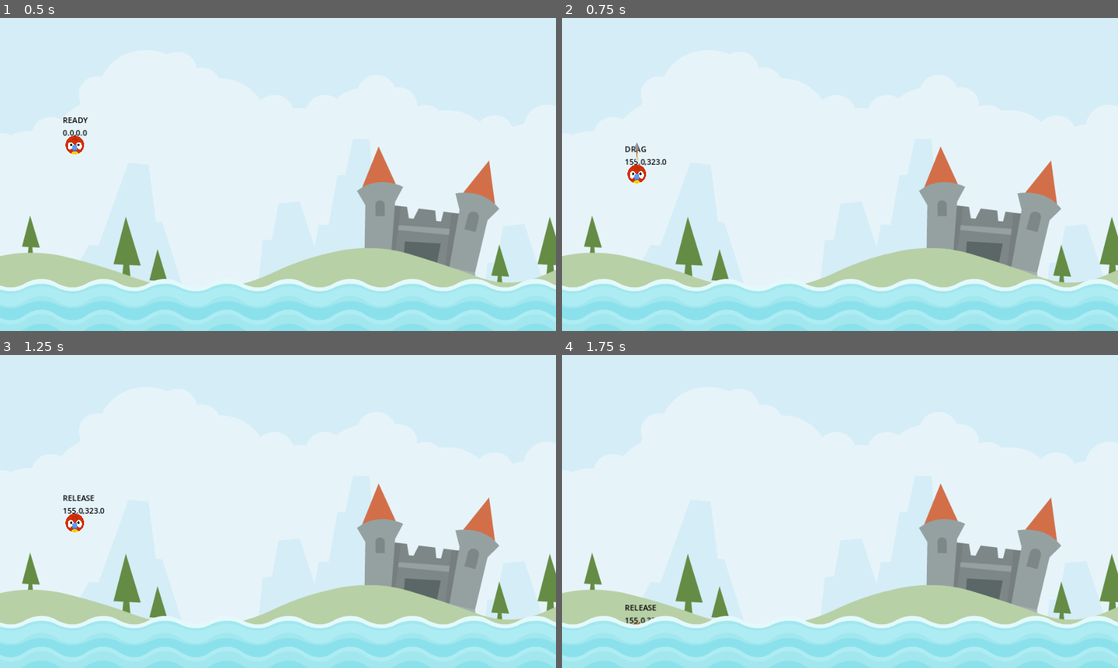
Above: before the commit, frames 1-4 (two rows, left to right).
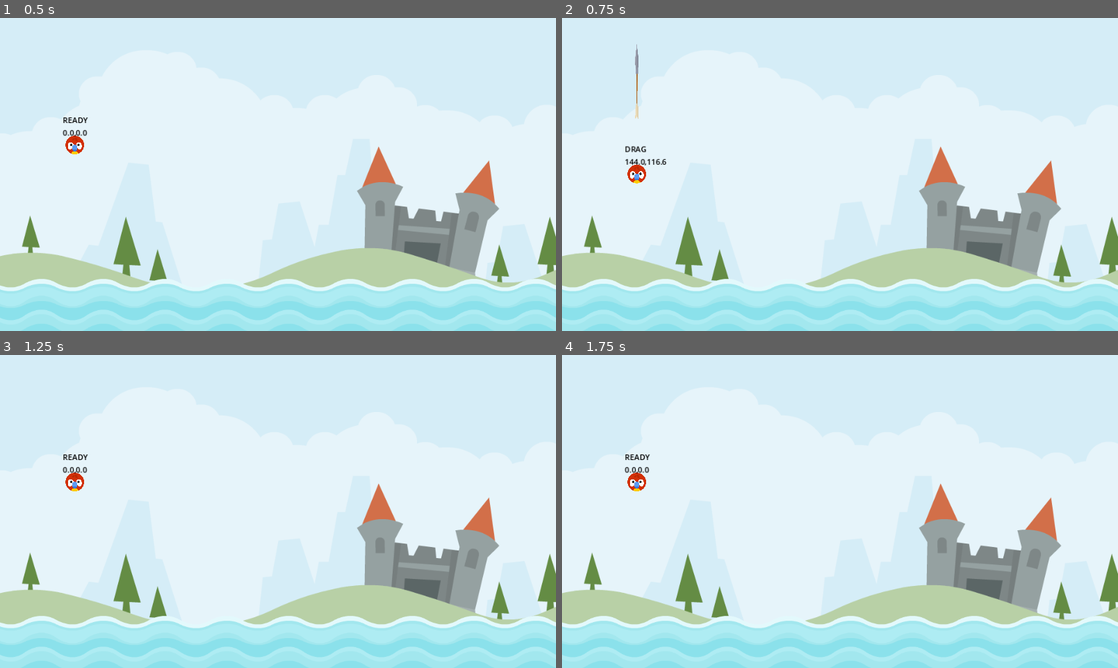
Above: after the commit, the same moments.

Repository: sanchezg7/angry-animals
Game: Godot game, scene res://scenes/level/level.tscn
Two runs of this game, one before a commit and one after it. Both use one fixed random seed, a clock stepped at 60 frames per second and the inputs below.
Inputs (mouse positions are in pixels of both pictures, inside the frame that each line leads up to):
- Up to frame 1 (0.5 s): no input
- Up to frame 2 (0.75 s): tap Enter at 0.5 s; drag from (634, 146) to (845, 315) at 0.52 s
- Up to frame 3 (1.25 s): no input
- Up to frame 4 (1.75 s): drag from (728, 527) to (845, 652) at 1.27 s

Frame 1 is identical in both runs. In frame 2, 0.2% of the frame differs, in the area x 12-19%, y 8-47%; in frame 3, 0.6%, in the area x 11-19%, y 31-57%; in frame 4, 0.4%.

Commit message:
correctly save the drag vector compared to gmp before considering the global start position

Diff:
--- a/global/animal_drag.gd
+++ b/global/animal_drag.gd
@@ -5,7 +5,7 @@
 const DRAG_LIM_MIN: Vector2 = Vector2(-60, 0) # bottom right point
 
 var _start: Vector2 = Vector2.ZERO
-# Where the drag starts when the user clicks
+# Vector of where the drag starts when the user clicks
 var _drag_start: Vector2 = Vector2.ZERO
 func set_drag_start(value: Vector2) -> void:
 	_drag_start = value
@@ -14,6 +14,9 @@
 var _dragged_vector: Vector2 = Vector2.ZERO
 func get_dragged_vector() -> Vector2:
 	return _dragged_vector
+func set_dragged_vector(value: Vector2) -> void:
+	_last_dragged_vector = _dragged_vector
+	_dragged_vector = value
 
 var _last_dragged_vector: Vector2 = Vector2.ZERO
 func get_last_dragged_vector() -> Vector2:
@@ -35,7 +38,7 @@
 	return gmp - _drag_start
 
 func get_dragged_position(gmp: Vector2, _start: Vector2) -> Vector2:
-	var raw_dragged_vector = calculate_dragged_vector(gmp, _drag_start)
-	_last_dragged_vector = _dragged_vector
-	_dragged_vector = get_position_dragged_within_limits(raw_dragged_vector, _start)
-	return _dragged_vector
+	var dragged_vector = calculate_dragged_vector(gmp, _drag_start)
+	set_dragged_vector(dragged_vector)
+	var final_dragged_vector = get_position_dragged_within_limits(_dragged_vector, _start)
+	return final_dragged_vector
--- a/scenes/animal/animal.gd
+++ b/scenes/animal/animal.gd
@@ -4,6 +4,7 @@
 
 @onready var debug_label = $DebugLabel
 @onready var stretch_sound = $StretchSound
+@onready var launch_sound = $LaunchSound
 @onready var arrow = $Arrow
 
 enum ANIMAL_STATE { READY, DRAG, RELEASE }
@@ -14,26 +15,38 @@
 # the initial position of the animal
 var _start: Vector2 = Vector2.ZERO
 
+const IMPULSE_MULT: float = 20.0
+const IMPULSE_MAX: float = 1200.0
+
+var _arrow_scale_x: float = 0.0
+
 # Called when the node enters the scene tree for the first time.
 func _ready():
+	_arrow_scale_x = arrow.scale.x
 	arrow.hide()
 	_start = position
 
 # Called every frame. 'delta' is the elapsed time since the previous frame.
 func _physics_process(delta):
 	update(delta)
+
+	var _dragged_vector = anDrag.get_dragged_vector()
 	# This will give a list of keys, since enums are a dict
-	var _dragged_vector = anDrag.get_dragged_vector()
 	debug_label.text = "%s\n" % ANIMAL_STATE.keys()[_state]
 	debug_label.text += "%.1f,%.1f" % [_dragged_vector.x, _dragged_vector.y]
 
 func die() -> void:
 	queue_free()
 
+func get_impulse() -> Vector2:
+	return anDrag.get_dragged_vector() * -1 * IMPULSE_MULT
+
 func set_release_state() -> void:
 	arrow.hide()
 	freeze = false
 	_state = ANIMAL_STATE.RELEASE
+	apply_central_impulse(get_impulse())
+	launch_sound.play()
 
 func set_drag_state() -> void:
 	arrow.show()
@@ -68,6 +81,10 @@
 
 
 func scale_arrow() -> void:
+	var imp_len = get_impulse().length()
+	var perc = imp_len / IMPULSE_MAX
+	arrow.scale.x = (_arrow_scale_x * perc) + _arrow_scale_x
+
 	arrow.rotation = (_start - position).angle()
 
 
--- a/scenes/animal/animal.tscn
+++ b/scenes/animal/animal.tscn
@@ -1,9 +1,10 @@
-[gd_scene load_steps=6 format=3 uid="uid://dxxdne2fb5gy1"]
+[gd_scene load_steps=7 format=3 uid="uid://dxxdne2fb5gy1"]
 
 [ext_resource type="Script" path="res://scenes/animal/animal.gd" id="1_0hw4o"]
 [ext_resource type="Texture2D" uid="uid://c3pr3hl0cdngp" path="res://assets/player/parrot.png" id="1_4m6gm"]
 [ext_resource type="Texture2D" uid="uid://dgs8xxcb62nxf" path="res://assets/items/arrow.png" id="3_ruc7d"]
 [ext_resource type="AudioStream" uid="uid://d2tauq7esd7mi" path="res://assets/audio/stretch2.ogg" id="4_bbyvv"]
+[ext_resource type="AudioStream" uid="uid://86umnqeaovo2" path="res://assets/audio/catapult.ogg" id="5_14w18"]
 
 [sub_resource type="CircleShape2D" id="CircleShape2D_5caj5"]
 radius = 20.0
@@ -40,5 +41,8 @@
 [node name="StretchSound" type="AudioStreamPlayer2D" parent="."]
 stream = ExtResource("4_bbyvv")
 
+[node name="LaunchSound" type="AudioStreamPlayer2D" parent="."]
+stream = ExtResource("5_14w18")
+
 [connection signal="input_event" from="." to="." method="_on_input_event"]
 [connection signal="screen_exited" from="VisibleOnScreenNotifier2D" to="." method="_on_visible_on_screen_notifier_2d_screen_exited"]
